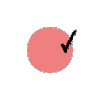
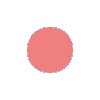
Layered file, before and after one edit (100 × 100). Changes by layer:
painted on "Background" over [60, 29, 77, 54]
